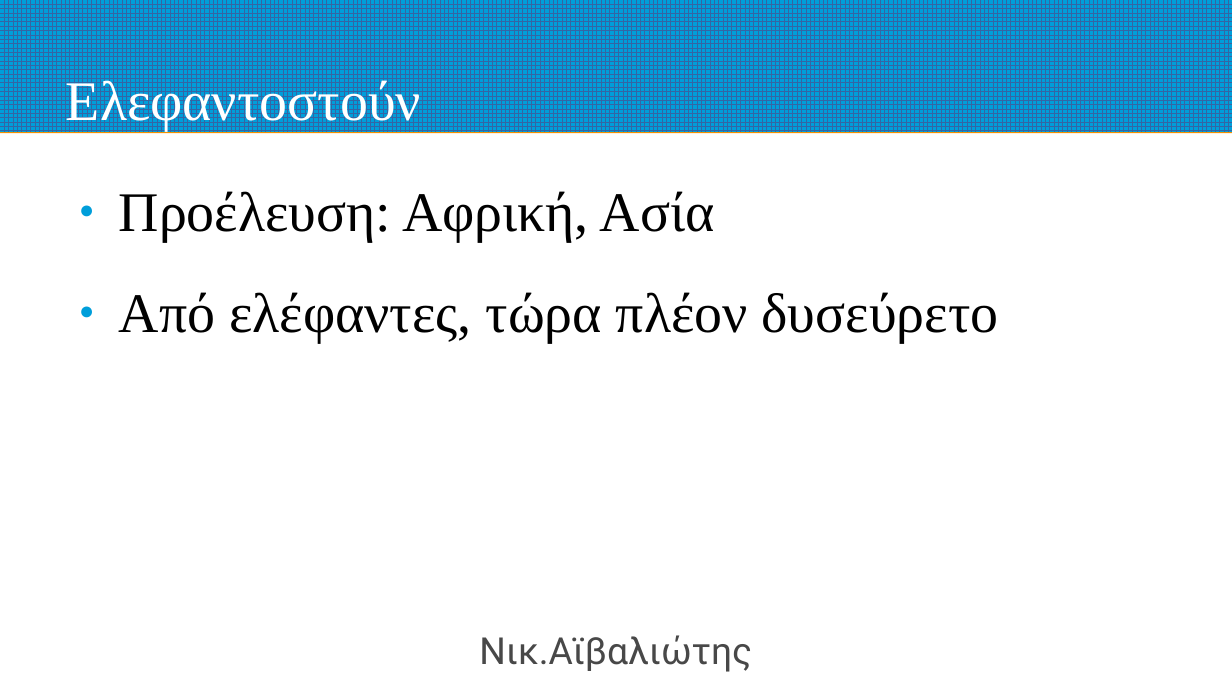
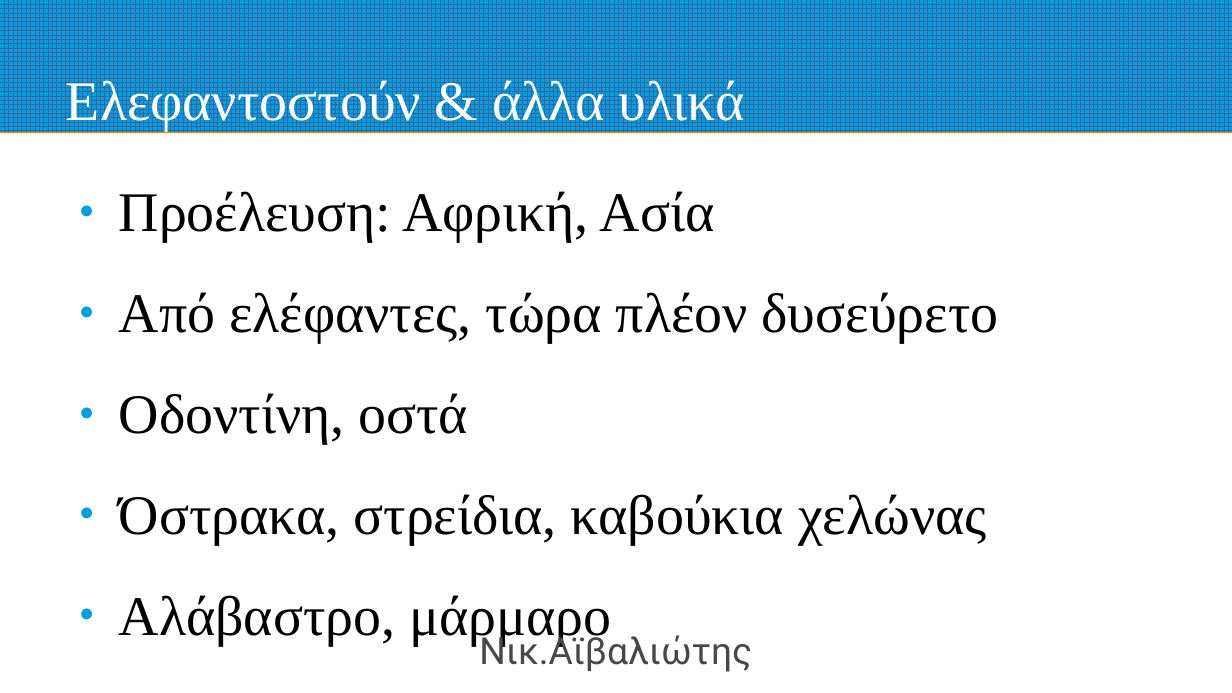
Before and after one commit to nickaiva/epas, a slide deck: slide 27 of preciousStones.odp. Drawn at 1232x693 pixels with LibreOffice and Linux fonts; fonts in the diff are those of the drawing. Boxes give left, top, right and bottom in pixels: in the first picture for what was removed or moved away, otherwise in the second. Text is boxed around its words. In the diff, an @@ line names an element or a change of style, - is before the commit and + after.

```diff
--- a/preciousStones.odp
+++ b/preciousStones.odp
@@ title at box(66, 77, 745, 131): text changed @@
-Ελεφαντοστούν
+Ελεφαντοστούν & άλλα υλικά
@@ text at box(119, 393, 987, 646): paragraphs added @@
+● Οδοντίνη, οστά
+● Όστρακα, στρείδια, καβούκια χελώνας
+● Αλάβαστρο, μάρμαρο
```
Also in this commit, not shown: 1 other slide changed, 1 other file.
